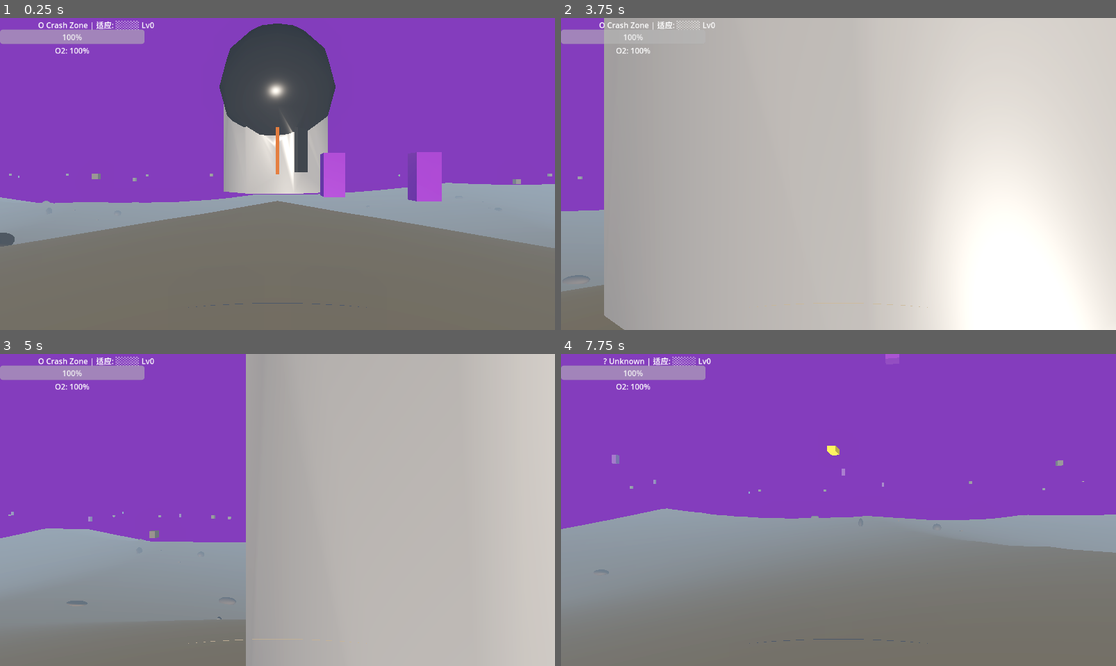
Above: before the commit, frames 1-4 (two rows, left to right).
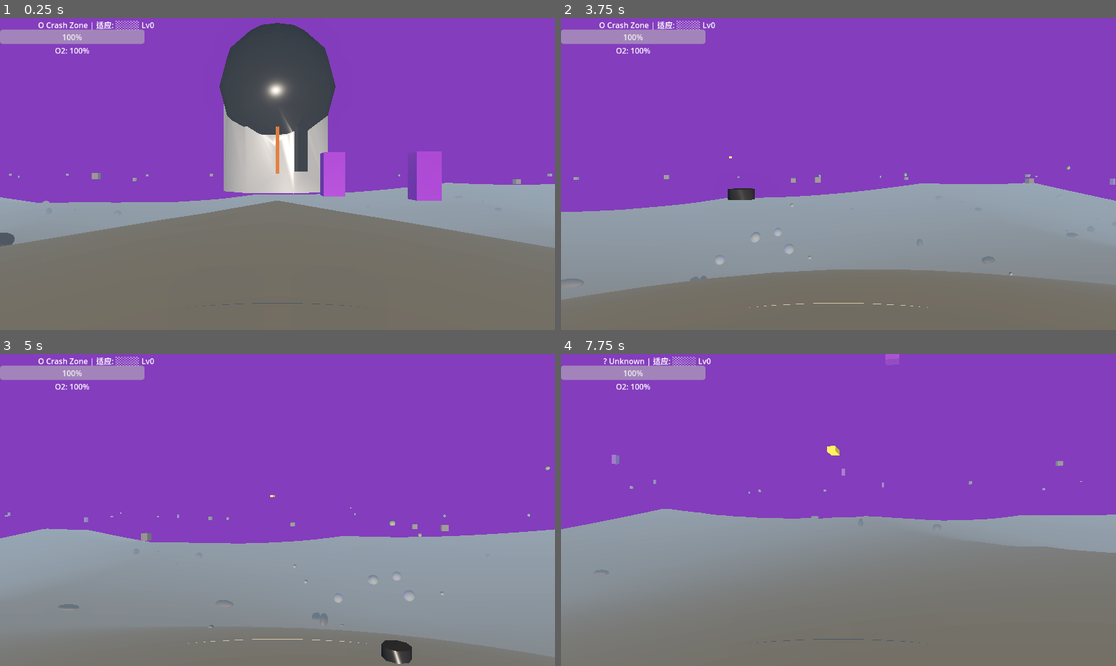
Above: after the commit, the same moments.

Repository: qnctx/star-abyss-game
Game: Godot game, scene res://scenes/main.tscn
Same seed, same stepped clock (60 frames per second), same inputs: the game is played once before the commit and once after it.
Inputs (mouse positions are in pixels of both pictures, inside the frame that each line leads up to):
- Up to frame 1 (0.25 s): no input
- Up to frame 2 (3.75 s): tap Enter at 0.5 s; move the mouse to (866, 174) at 0.52 s; hold Ctrl (crouch) 0.53-1.28 s; hold W (move_forward) from 0.53 s (still down); click (866, 174) at 0.67 s; tap Space (jump) at 0.77, 0.8, 1.07, 1.35, 1.52, 1.82, 2.3, 2.75, 3.02, 3.32 s; move the mouse to (810, 174) at 1.27 s; tap Ctrl (crouch) at 1.55, 3.05 s; move the mouse to (849, 167) at 2.02 s; hold Ctrl (crouch) 2.03-2.78 s; move the mouse to (832, 180) at 2.77 s; tap E (interact) at 2.85 s; click (832, 180) at 2.92 s; move the mouse to (877, 177) at 3.52 s; hold Z (prone) from 3.53 s (still down)
- Up to frame 3 (5 s): keep holding W (move_forward); tap Space (jump) at 3.77, 3.8, 4.07, 4.52, 4.82 s; tap Enter at 4.25 s; move the mouse to (233, 506) at 4.27 s; release Z (prone) at 4.28 s; click (233, 506) at 4.35 s; tap Ctrl (crouch) at 4.55 s
- Up to frame 4 (7.75 s): move the mouse to (844, 510) at 5.02 s; hold Shift (sprint) 5.03-5.78 s; click (844, 510) at 5.17 s; tap Space (jump) at 5.3, 6.02, 6.32, 6.77, 6.8, 7.07, 7.35, 7.52 s; move the mouse to (816, 503) at 5.77 s; release W (move_forward) at 5.78 s; hold D (move_right) 5.78-6.53 s; tap T (teleport) at 5.85 s; tap Ctrl (crouch) at 6.05, 7.55 s; move the mouse to (866, 510) at 6.52 s; hold Ctrl (crouch) 6.53-7.28 s; hold W (move_forward) from 6.53 s (still down); move the mouse to (810, 510) at 7.27 s; click (810, 510) at 7.42 s

The runs differ from the first frame. In frame 1, 0.3% of the frame differs, in the area x 0-100%, y 1-93%; in frame 2, 91%, in the area x 0-100%, y 0-100%; in frame 3, 55%; in frame 4, less than 0.1%.

Commit message:
Fix player movement: restore WASD walk, terrain following, jump, crouch/prone/sprint
- Removed broken velocity.y=0.0 that killed all horizontal movement
- Re-add gravity (20.0*delta) when airborne so jump works properly
- Snap-to-terrain now only pulls UP (prevents clipping INTO terrain)
- Jump only fires when on floor and not crouching/proning
- Movement direction properly uses transform.basis * move_vec

Diff:
--- a/src/scripts/player.gd
+++ b/src/scripts/player.gd
@@ -93,23 +93,41 @@
 	else:
 		current_speed = speed
 
-	# Transform input to world space relative to player's Y rotation (camera facing)
+	# Compute camera-relative horizontal direction
 	var move_vec := Vector3(input_dir.x, 0, input_dir.y)
 	var direction = (transform.basis * move_vec).normalized()
 
-	# Set horizontal velocity from input
-	velocity.x = direction.x * current_speed
-	velocity.z = direction.z * current_speed
-	velocity.y = 0.0  # No automatic gravity — we manually control Y every frame
+	# Build velocity — horizontal from input, vertical handled separately
+	var horizontal_speed := current_speed if direction.length() > 0 else 0.0
+	velocity.x = direction.x * horizontal_speed
+	velocity.z = direction.z * horizontal_speed
 
-	# Move on XZ plane only
+	# Jump impulse — only when grounded and not crouching/proning
+	var on_ground := is_on_floor()
+	if Input.is_action_just_pressed("jump") and on_ground and _movement_state == 0:
+		velocity.y = jump_force
+		_is_jumping = true
+	else:
+		# When jump key released or airborne, allow gravity to pull player down
+		if not on_ground:
+			velocity.y -= 20.0 * delta  # gravity
+
+	# Move using Godot physics on XZ plane (gravity/pull-down handled via velocity.y)
 	move_and_slide()
 
-	# Snap Y to terrain surface EVERY frame — this is the only way to keep player on terrain
-	# since the terrain MeshInstance3D has no physics body, move_and_slide() can't collide with it
+	# Follow terrain height — snap to surface from ABOVE only.
+	# Don't push INTO terrain: only adjust when feet are above surface.
 	if WorldGenerator:
 		var terrain_y = WorldGenerator.get_height_at(Vector2(global_position.x, global_position.z))
-		global_position.y = terrain_y + _target_eye_height
+		var feet_y := global_position.y - _target_eye_height
+		# Snap UP to terrain, never clip through it
+		if feet_y < terrain_y - 0.01:
+			global_position.y = terrain_y + _target_eye_height
+			velocity.y = 0.0
+			_is_jumping = false
+		# Smoothly sink INTO terrain if player somehow ends up above (rare)
+		elif feet_y > terrain_y + 0.01:
+			global_position.y = terrain_y + _target_eye_height
 
 	# Clamp to world boundary — prevent player from leaving 100x100 terrain
 	global_position.x = clamp(global_position.x, -WORLD_HALF, WORLD_HALF)
